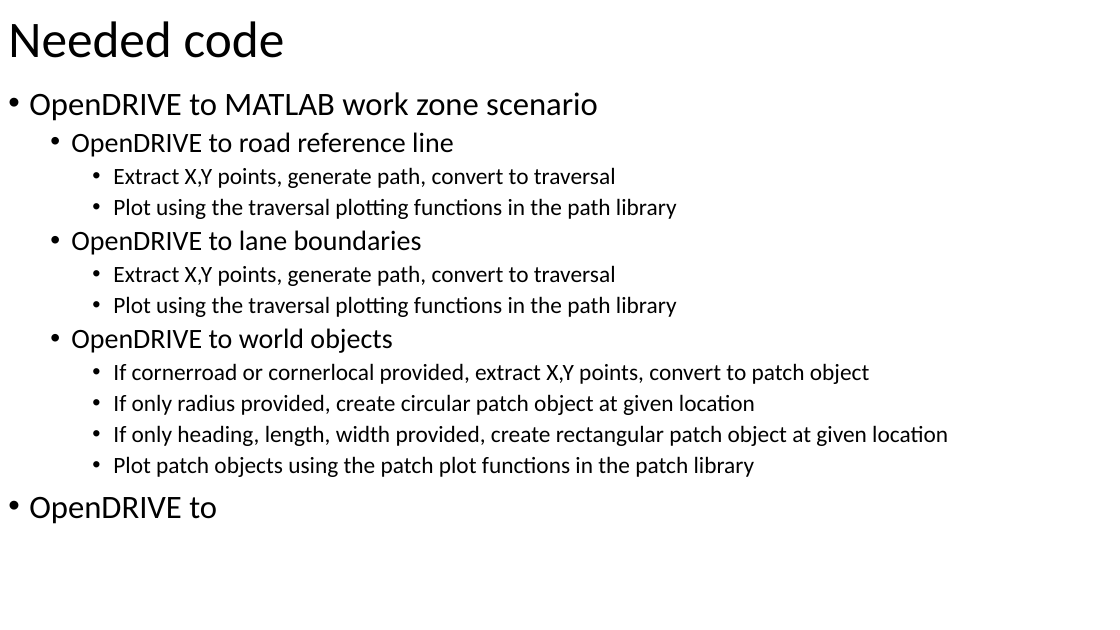
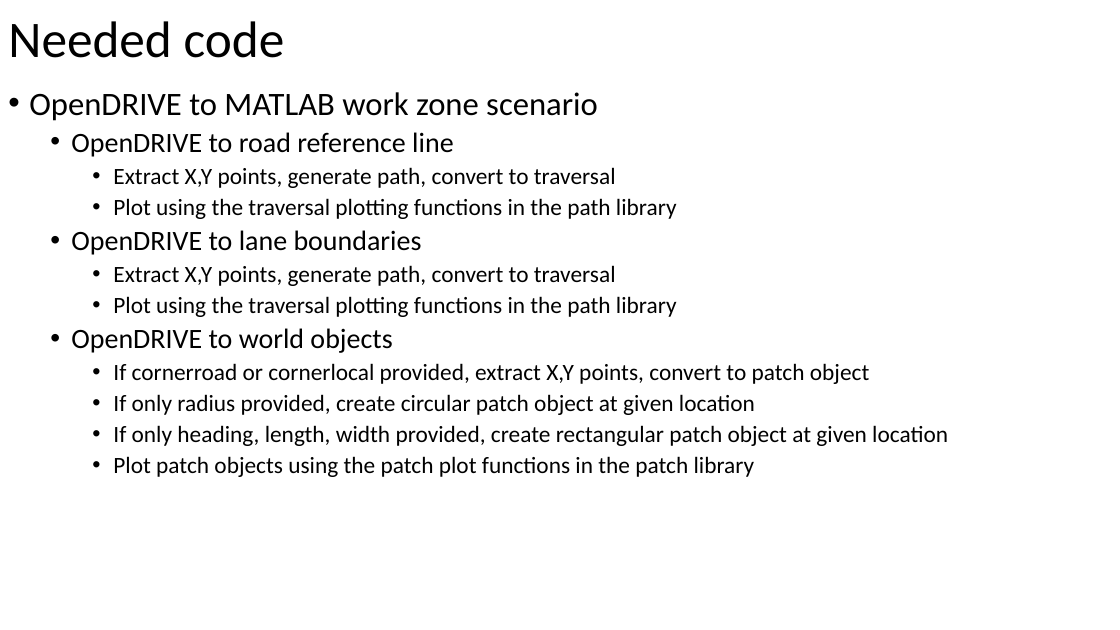
Before and after one commit to ivsg-psu/PathPlanning_MapTools_ParseXODR, a slide deck: slide 6 of Documents/OpenDRIVE-MATLAB.pptx. Drawn at 1120x630 pixels with LibreOffice and Linux fonts; fonts in the diff are those of the drawing. Boxes give left, top, right and bottom in pixels: in the first picture for what was removed or moved away, otherwise in the second. Text is boxed around its words. In the diff, an @@ line names an element or a change of style, - is before the commit and + after.

```diff
--- a/Documents/OpenDRIVE-MATLAB.pptx
+++ b/Documents/OpenDRIVE-MATLAB.pptx
@@ text at (29, 496, 217, 524): paragraph removed @@
-• OpenDRIVE to
```
Also in this commit, not shown: 4 other slides changed, 3 other files.
